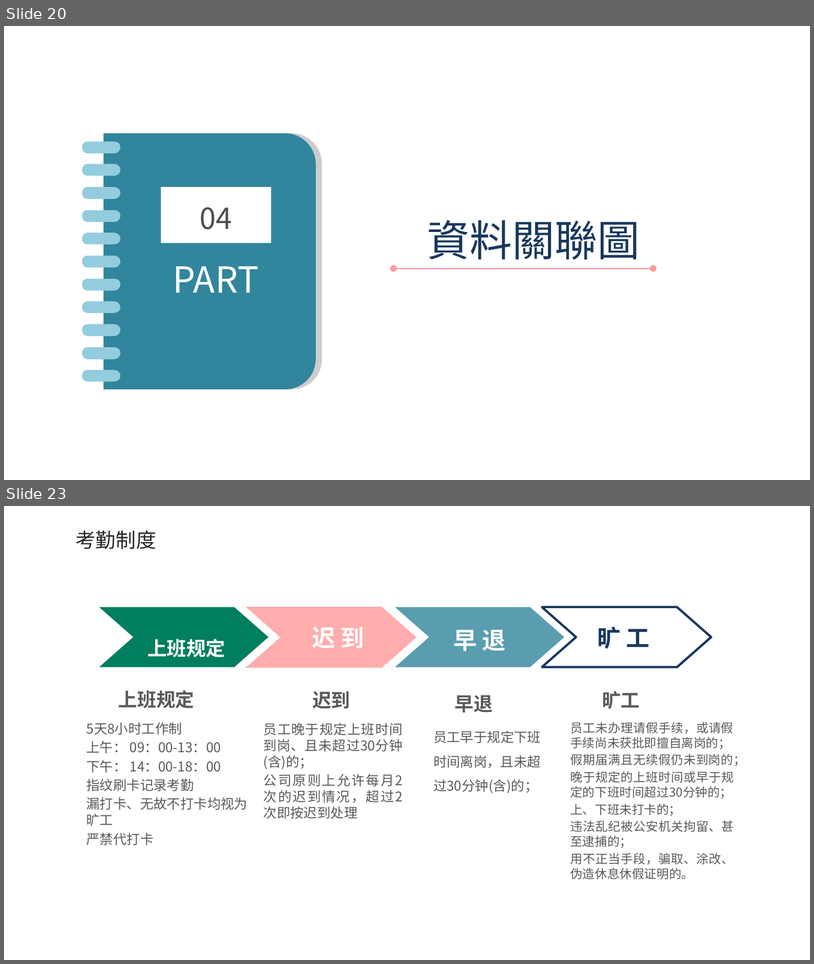
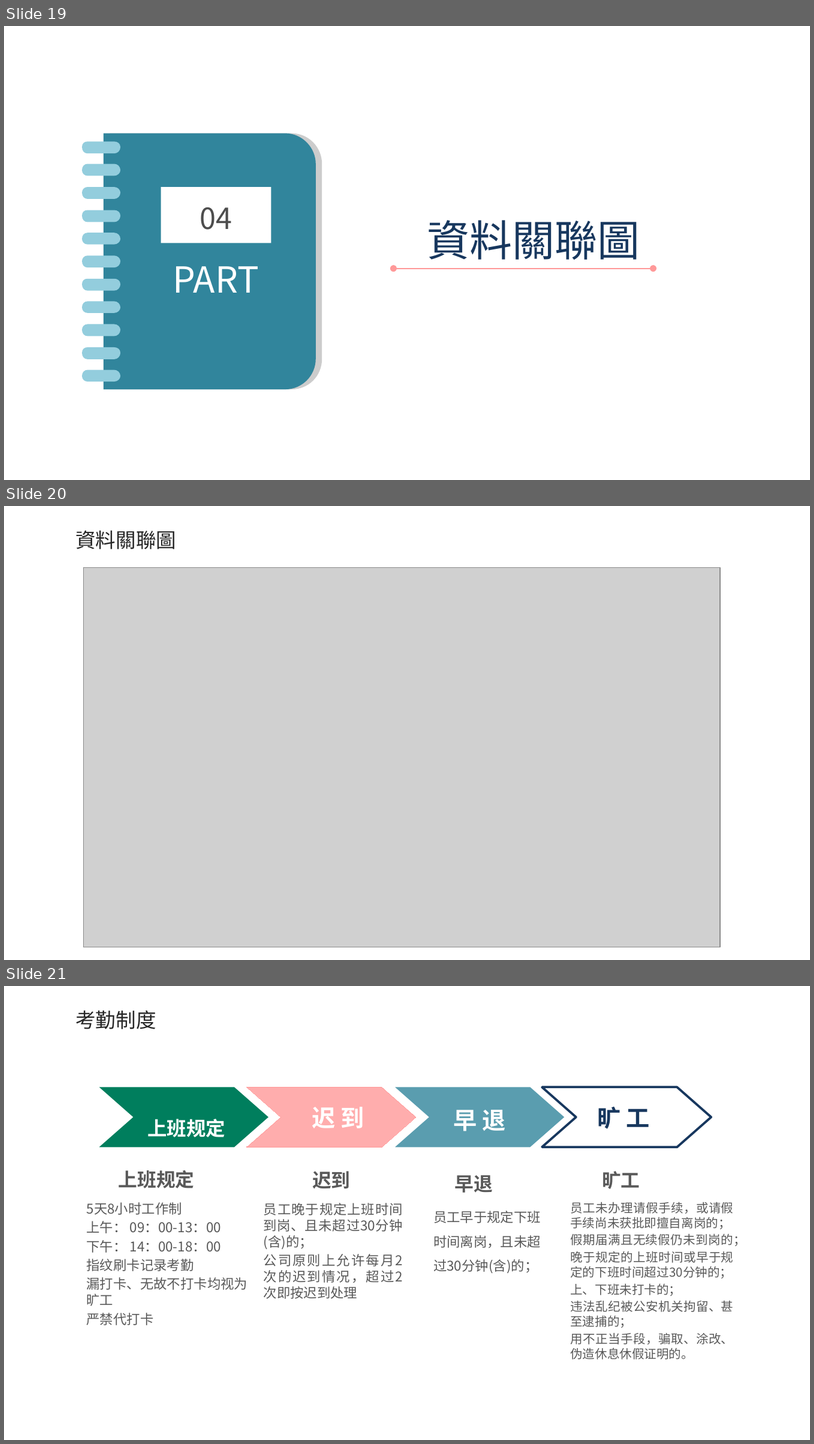
Before and after one commit to tippyshih/final, a slide deck: ppt模板.pptx. Shown one above the other, each under a label of ours: slides 20 and 23 before the commit, slides 19, 20 and 21 after it; the slides between them are not shown. The pictures are 814x964 and 814x1444 pixels, drawn with LibreOffice and Linux fonts; fonts in the diff are those of the drawing; grey boxes stand for pictures; background and template pictures are left out. Boxes give left, top, right and bottom in pixels: in the first picture for what was removed or moved away, otherwise in the second. Text is boxed around its words. In the diff, an @@ line names an element or a change of style, - is before the commit and + after.

```diff
--- a/ppt模板.pptx
+++ b/ppt模板.pptx
@@ slide 20 added at (x1=4, y1=506, x2=810, y2=960), background #FFFFFF @@
@@ text added at (x1=75, y1=530, x2=176, y2=549), 18 pt, text #262626 @@
+資料關聯圖
@@ picture added at (x1=83, y1=568, x2=720, y2=947) @@
@@ what was slide 20 is now slide 19 @@
@@ what was slide 23 is now slide 21 @@
```
Also in this commit, not shown: 1 slide changed, 4 other slides added, 7 slides removed.
